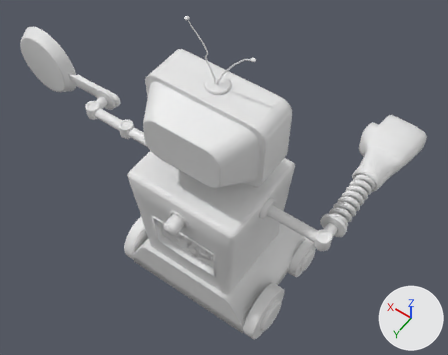
The FBX model Unity Game Folder/Assets/Robot/Model/Robot.fbx: old version first, new version second.
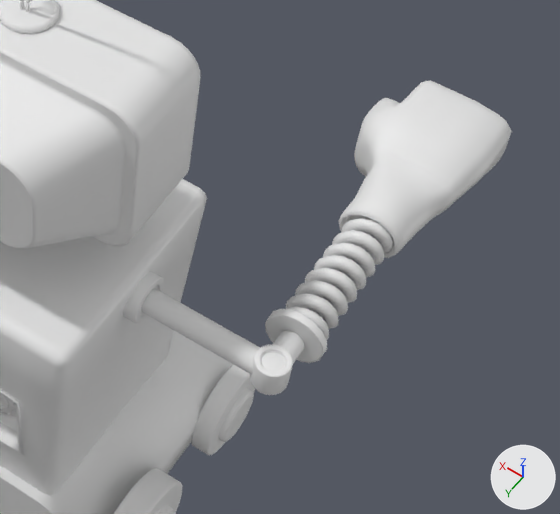
Old and new are each drawn whole from a camera (50 mm lens) standing at (-0.199, 0.259, 0.438) and looking at (0.01, -0.033, -0.02) and again close up on the part from 46% to 100% of the width and 23% to 85% of the height. Every picture has the same lights, and +X, +Y and +Z are marked at lower right. Materials are left out; every surface is plain grey. Where no turn or scale is listed for an object, it has been applied to the vertices. Vertices at the same position are counted once.

Names of what the first close-up shows: 'Boxing Glove', 'Boxing Glove Arm', 'Boxing Glove Body Joint', 'Boxing Glove Holder', 'Boxing Glove Holder Joint', 'Dish Washer', 'Lawnmower', 'Lawnmower Wheels', 'TV', 'TV Antennas'.
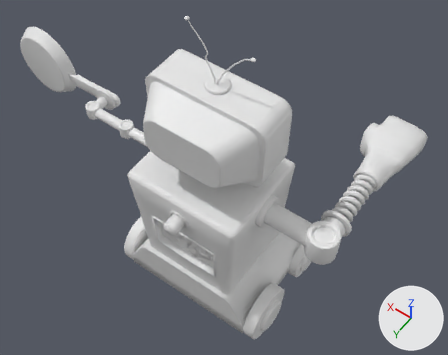
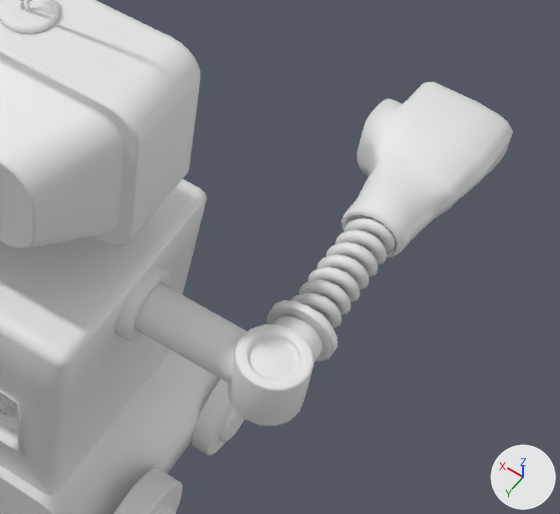
Changed parts and their boxes [x1, y1, x2, y2] in the close-ups (560 x 514 px):
'Boxing Glove', mesh moved
    before: [286, 81, 512, 340]
    after: [291, 82, 513, 328]
'Boxing Glove Holder Joint', reshaped, moved (98% wider, 98% taller)
    before: [250, 344, 293, 395]
    after: [228, 324, 314, 426]
'Boxing Glove Arm', mesh rescaled, moved
    before: [141, 288, 260, 375]
    after: [134, 283, 247, 384]
'Boxing Glove Holder', reshaped, moved
    before: [265, 309, 327, 363]
    after: [267, 300, 338, 362]
'Boxing Glove Body Joint', moved
    before: [123, 271, 164, 324]
    after: [115, 265, 171, 341]

The change in detail:
me_cylinder_001 has 144 vertices, 130 faces and spans x -0.0282..0.0282, y -0.0049..0.0049, z -0.0049..0.0049.
me_cylinder_001 is used by ob_boxing_glove_arm; location (-0.0805, -0.0012, 0.0195).
me_cylinder_001 part 1: the whole mesh is scaled about its middle by (1, 1.96, 1.96).
me_circle_013 has 5276 vertices, 6440 faces and spans x -0.0221..0.0282, y -0.135..0.0018, z -0.0283..0.0133.
me_circle_013 is used by ob_boxing_glove; location (-0.1087, -0.0199, 0.0195).
me_circle_013 part 4: the whole mesh is moved by (0.0, -0.0033, -0.0033).
me_cylinder_002 has 400 vertices, 386 faces and spans x -0.00668..0.00668, y -0.00668..0.00668, z -0.00612..0.00612.
me_cylinder_002 is used by ob_boxing_glove_holder_joint; location (-0.1087, -0.0012, 0.0195).
me_cylinder_002 part 3: the whole mesh is multiplied about its middle by the matrix ((2.016, 0.0, 0.0), (0.0, 2.016, 0.0), (0.0, 0.0, 2.016)).
me_cylinder_003 is used by ob_boxing_glove_holder; location (-0.1087, -0.0016, 0.0195).
me_cylinder_003 had 304 vertices, 292 faces and spanned x -0.0115..0.0115, y -0.0183..0.0, z -0.0115..0.0115.
me_cylinder_003 now has 288 vertices, 276 faces and spans x -0.0134..0.0134, y -0.0183..0.0, z -0.0134..0.0134.
me_cylinder_003 part 2: 304 vertices removed from x -0.0115..0.0115, y -0.0183..0.0, z -0.0115..0.0115; 288 vertices added at x -0.0134..0.0134, y -0.0183..0.0, z -0.0134..0.0134.
Object 'Boxing Glove Body Joint' (ob_boxing_glove_body_joint) moves from (-0.0555, -0.0012, 0.0195) to (-0.0555, -0.0012, 0.016).
Object 'Boxing Glove Arm' (ob_boxing_glove_arm) moves from (-0.0805, -0.0012, 0.0195) to (-0.0805, -0.0012, 0.016).
Object 'Boxing Glove Holder Joint' (ob_boxing_glove_holder_joint) moves from (-0.1087, -0.0012, 0.0195) to (-0.1087, -0.0012, 0.016).
Object 'Boxing Glove Holder' (ob_boxing_glove_holder) moves from (-0.1087, -0.0016, 0.0195) to (-0.1087, -0.0069, 0.016).
